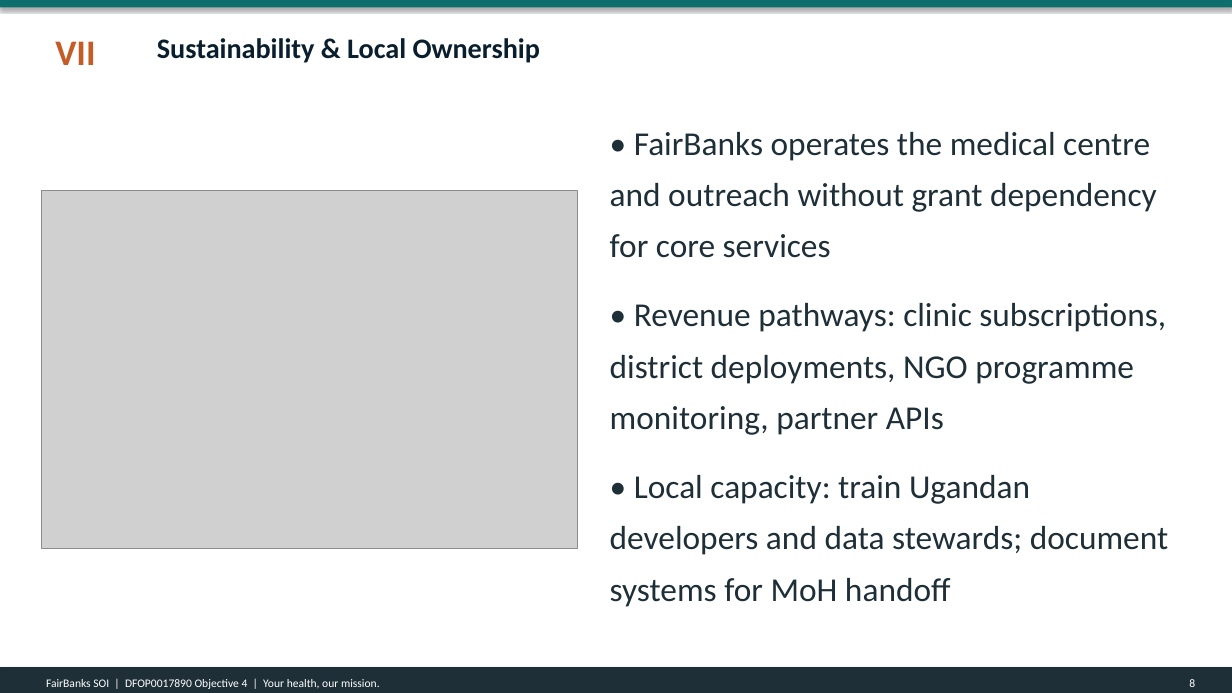
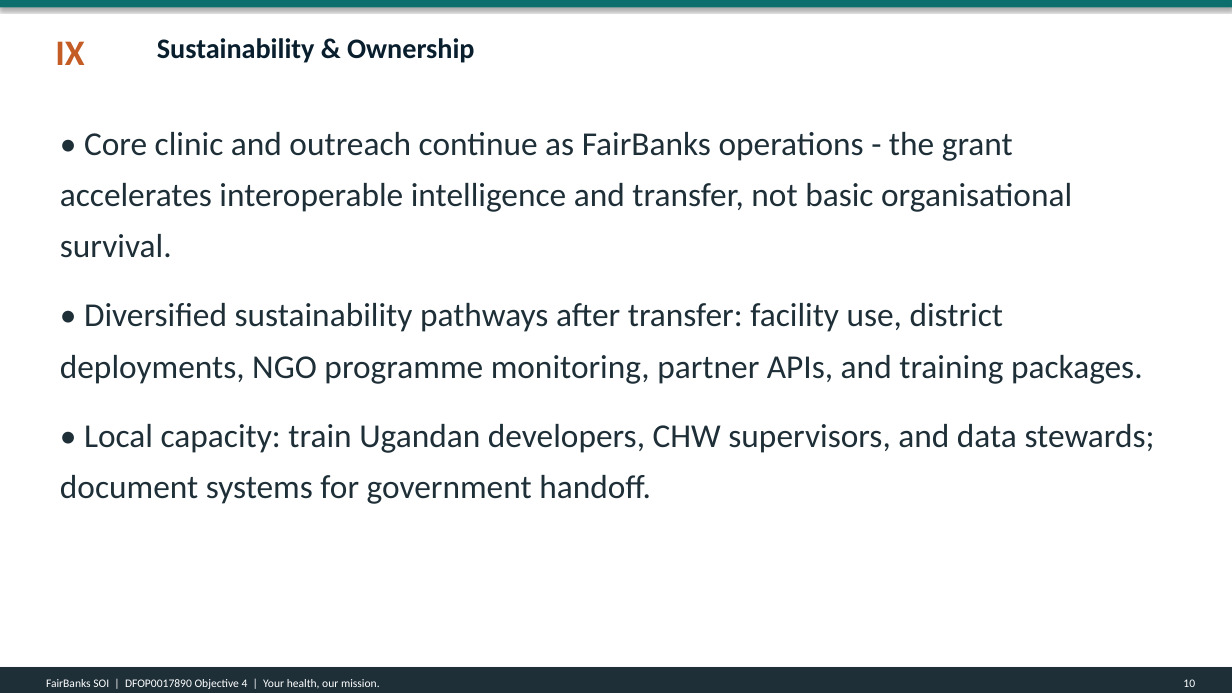
Before and after one commit to WASSWA2624/fairbanks, a slide deck: slide 10 of applications/dos-uganda/documents/dos-uganda_ppt.pptx (slide 8 before the commit). Drawn at 1232x693 pixels with LibreOffice and Linux fonts; fonts in the diff are those of the drawing; grey boxes stand for pictures. Boxes give left, top, right and bottom in pixels: in the first picture for what was removed or moved away, otherwise in the second. Text is boxed around its words. In the diff, an @@ line names an element or a change of style, - is before the commit and + after.

Commit message:
Revise documentation and project deliverables for the Uganda Health MOU. Update the build_dos-uganda_docs.py script to reflect changes in the Statement of Interest, including new objectives and a focus on interoperability. Enhance the Word, PDF, and PowerPoint outputs with updated titles, subtitles, and content to align with the latest project guidelines. Introduce a new Grants URL for reference and ensure all documents maintain consistency with the project's branding and messaging standards.

```diff
--- a/applications/dos-uganda/documents/dos-uganda_ppt.pptx
+++ b/applications/dos-uganda/documents/dos-uganda_ppt.pptx
@@ text at <box>55,41,84,65</box>: text changed @@
-VII
+IX
@@ text at <box>157,38,474,63</box>: text changed @@
-Sustainability & Local Ownership
+Sustainability & Ownership
@@ text at <box>60,132,1155,504</box>: text changed @@
-• FairBanks operates the medical centre and outreach without grant dependency for core services
-• Revenue pathways: clinic subscriptions, district deployments, NGO programme monitoring, partner APIs
-• Local capacity: train Ugandan developers and data stewards; document systems for MoH handoff
+• Core clinic and outreach continue as FairBanks operations - the grant accelerates interoperable intelligence and transfer, not basic organisational survival.
+• Diversified sustainability pathways after transfer: facility use, district deployments, NGO programme monitoring, partner APIs, and training packages.
+• Local capacity: train Ugandan developers, CHW supervisors, and data stewards; document systems for government handoff.
@@ picture removed at <box>42,191,578,549</box> @@
@@ text at <box>1183,679,1195,687</box>: text changed @@
-8
+10
```
Also in this commit, not shown: 7 other slides changed, 3 slides added, 2 slides removed, 14 other files.
